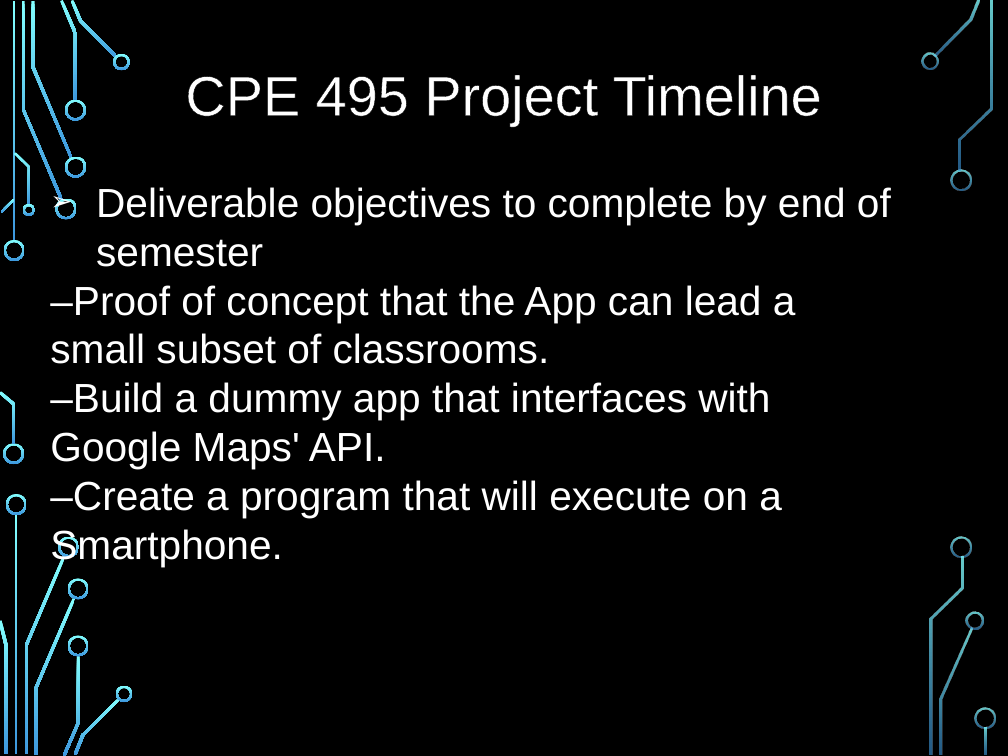
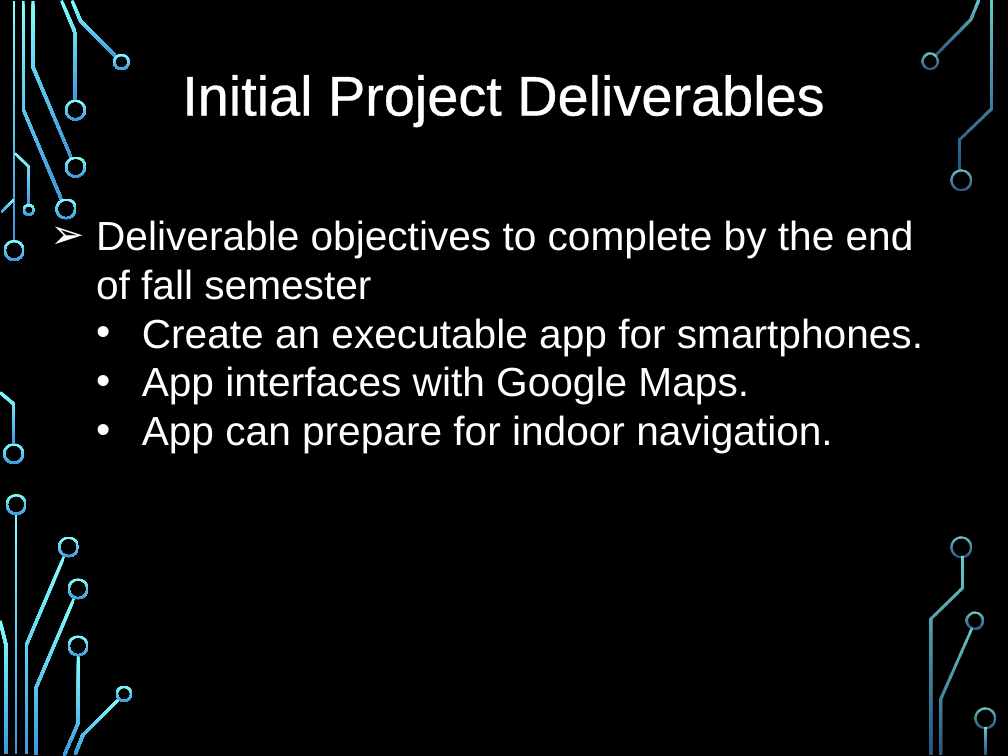
Before and after one commit to jaap15/UAH_APP, a slide deck: slide 16 of CPE495 Slides.pptx (slide 17 before the commit). Drawn at 1008x756 pixels with LibreOffice and Linux fonts; fonts in the diff are those of the drawing; background and template pictures are left out. Boxes give left, top, right and bottom in pixels: in the first picture for what was removed or moved away, otherwise in the second. Text is boxed around its words. In the diff, an @@ line names an element or a change of style, - is before the commit and + after.

```diff
--- a/CPE495 Slides.pptx
+++ b/CPE495 Slides.pptx
@@ text at [182, 75, 824, 125]: text changed @@
-CPE 495 Project Timeline
+Initial Project Deliverables
@@ text at [96, 220, 923, 453]: text changed @@
-➢ Deliverable objectives to complete by end of semester
-–Proof of concept that the App can lead a small subset of classrooms.
-–Build a dummy app that interfaces with Google Maps' API.
-–Create a program that will execute on a Smartphone.
+➢ Deliverable objectives to complete by the end of fall semester
+  • Create an executable app for smartphones.
+  • App interfaces with Google Maps.
+  • App can prepare for indoor navigation.
```
Also in this commit, not shown: 17 other slides changed, 3 slides added, 4 slides removed.
